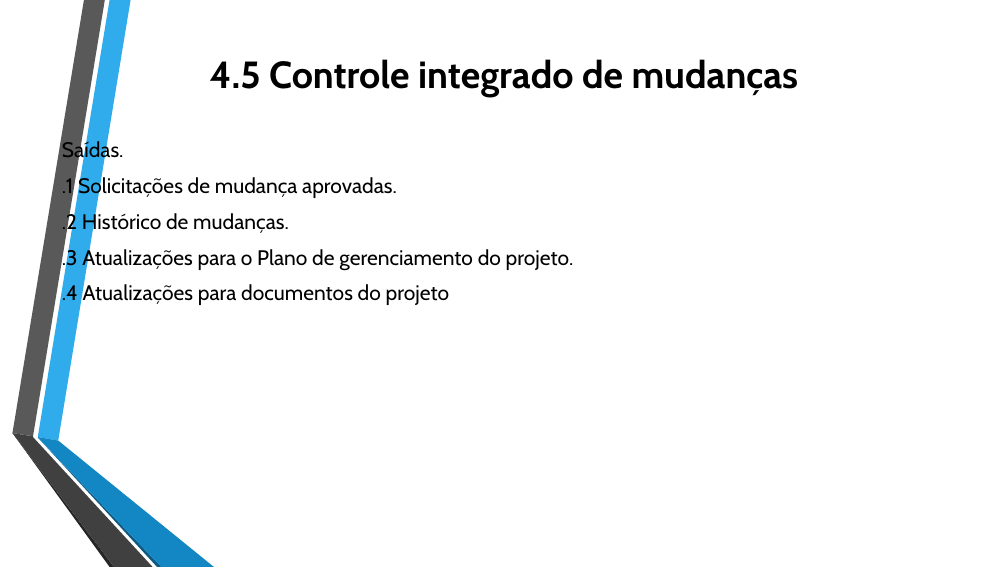
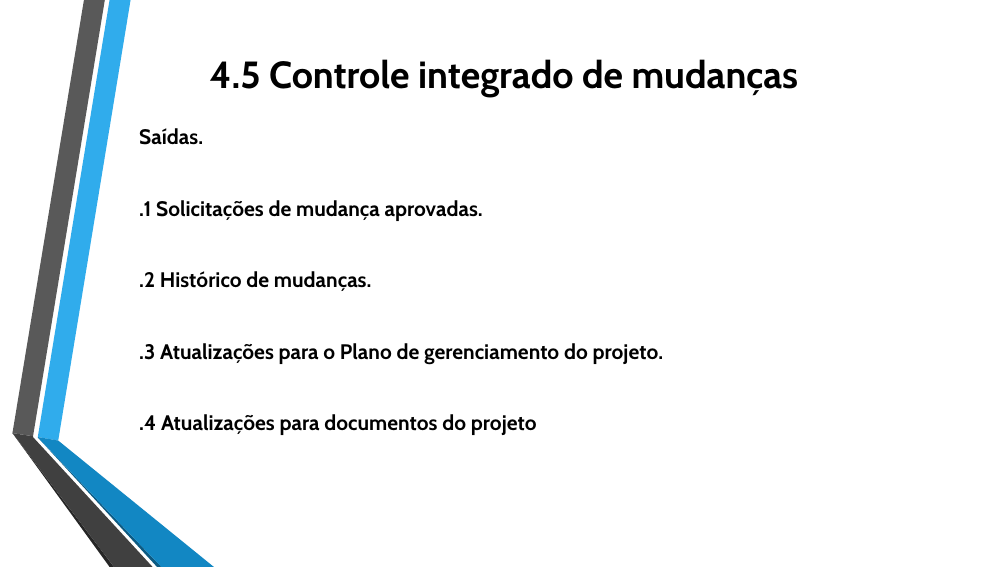
Before and after one commit to jharbes/ADMINISTRACAO-DE-REDES, a slide deck: slide 42 of RELATORIO PROVA P2/relatorio-pmbok-capitulo4-jharbes.pptx. Drawn at 1008x567 pixels with LibreOffice and Linux fonts; fonts in the diff are those of the drawing. Boxes give left, top, right and bottom in pixels: in the first picture for what was removed or moved away, otherwise in the second. Text is boxed around its words. In the diff, an @@ line names an element or a change of style, - is before the commit and + after.

```diff
--- a/RELATORIO PROVA P2/relatorio-pmbok-capitulo4-jharbes.pptx
+++ b/RELATORIO PROVA P2/relatorio-pmbok-capitulo4-jharbes.pptx
@@ text "Saídas.": place and size @@
-text "Saídas." at box(62, 140, 574, 305)
+text "Saídas." at box(139, 128, 664, 435)
@@ text "Saídas." at box(139, 128, 664, 435): bold on; alignment left to justified @@
```
Also in this commit, not shown: 7 other slides changed.
